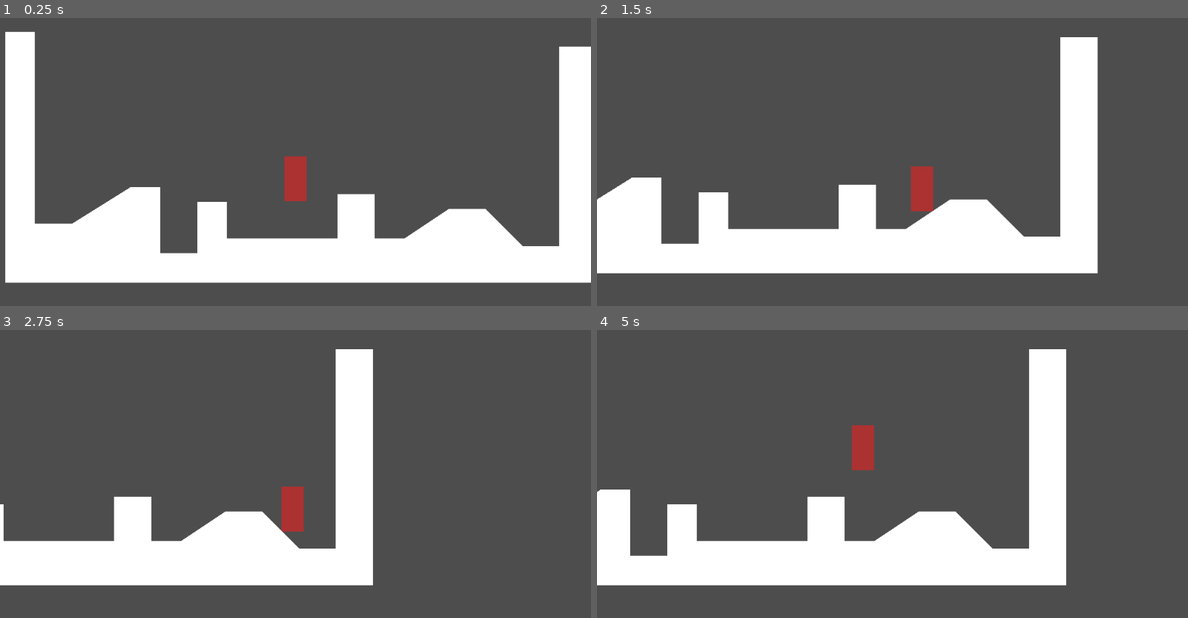
Above: before the commit, frames 1-4 (two rows, left to right).
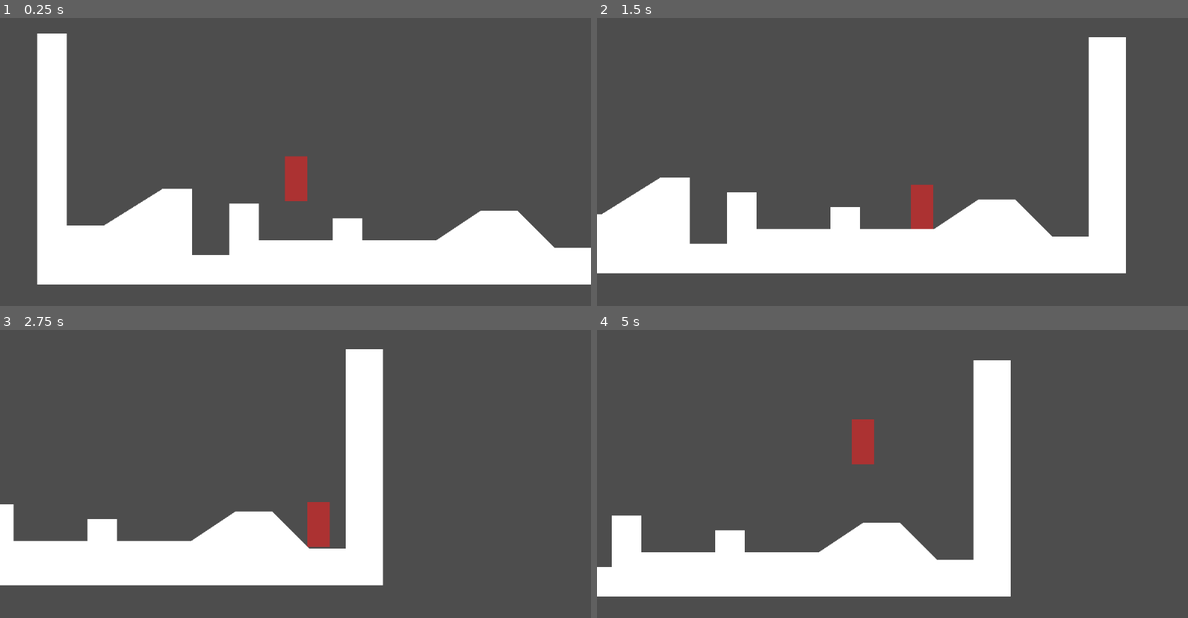
Above: after the commit, the same moments.

Repository: a-guy-and-his-computer/tinta-jogo
Game: Godot game, scene res://Scenes/jogo.tscn
Two runs of this game, one before a commit and one after it. Both use one fixed random seed, a clock stepped at 60 frames per second and the inputs below.
Inputs:
- Up to frame 1 (0.25 s): no input
- Up to frame 2 (1.5 s): hold Right (direita) from 0.53 s (still down); tap Space (pular) at 0.6, 0.77, 1.07, 1.35 s
- Up to frame 3 (2.75 s): tap Space (pular) at 1.52, 1.82, 2.1 s; release Right (direita) at 2.03 s; hold Left (esquerda) from 2.03 s (still down)
- Up to frame 4 (5 s): release Left (esquerda) at 2.78 s; hold Right (direita) 2.78-4.28 s; tap Space (pular) at 2.85, 3.02, 3.32, 3.6, 3.77, 4.07, 4.35, 4.52, 4.82 s; hold Left (esquerda) from 4.28 s (still down)

The runs differ from the first frame. In frame 1, 18% of the frame differs, in the area x 0-100%, y 4-93%; in frame 2, 13%; in frame 3, 5.8%; in frame 4, 19%, in the area x 0-80%, y 6-93%.

Commit message:
fix: personagem pode pular de parede em parede agora

Diff:
--- a/Scenes/jogo.tscn
+++ b/Scenes/jogo.tscn
@@ -7,11 +7,11 @@
 script = ExtResource("1_h60hs")
 
 [node name="Player" parent="." instance=ExtResource("2_h60hs")]
-position = Vector2(314, 178.00002)
+position = Vector2(280, 176)
 
 [node name="StaticBody2D" type="StaticBody2D" parent="."]
 
 [node name="CollisionPolygon2D" type="CollisionPolygon2D" parent="StaticBody2D"]
-polygon = PackedVector2Array(0, 320, 640, 320, 640, 64, 600, 64, 600, 280, 560, 280, 520, 240, 480, 240, 432, 272, 400, 272, 400, 224, 360, 224, 360, 272, 240, 272, 240, 232, 208, 232, 208, 288, 168, 288, 168, 216, 136, 216, 72, 256, 32, 256, 32, 48, 0, 48)
+polygon = PackedVector2Array(0, 320, 640, 320, 640, 64, 600, 64, 600, 280, 560, 280, 520, 240, 480, 240, 432, 272, 400, 272, 352, 272, 352, 248, 320, 248, 320, 272, 240, 272, 240, 232, 208, 232, 208, 288, 168, 288, 168, 216, 136, 216, 72, 256, 32, 256, 32, 48, 0, 48)
 
 [node name="Polygon2D" type="Polygon2D" parent="StaticBody2D/CollisionPolygon2D"]
--- a/Scripts/player.gd
+++ b/Scripts/player.gd
@@ -13,6 +13,7 @@
 @export var FRICCAO_FORA_DO_CHAO = 200.0
 
 @onready var buffer_pulo_raycast: RayCast2D = $BufferPuloRaycast
+
 @onready var pulo_coyote_timer: Timer = $PuloCoyoteTimer
 @onready var wall_jump_timer: Timer = $WallJumpTimer
 
@@ -66,6 +67,7 @@
 				estado_player = Estados.NO_AR
 
 			else:
+				PULOU_DA_PAREDE = false
 				descer_devagar = true
 				normal_da_ultima_parede = get_wall_normal()
 				aplicar_gravidade(delta, descer_devagar)
@@ -101,7 +103,6 @@
 	if Input.is_action_just_pressed("pular") and ACABOU_DE_PULAR == false:
 		velocity.y = VELOCIDADE_PULO
 		ACABOU_DE_PULAR = true
-		estado_player = Estados.NO_AR
 
 
 func buffer_pulo():
